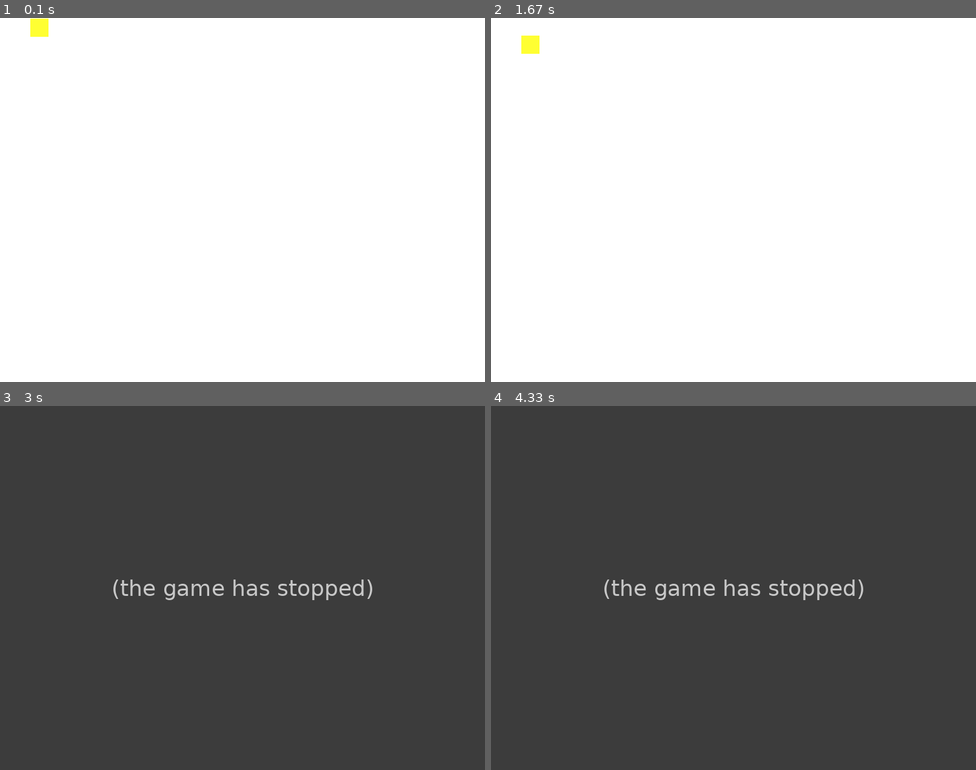
Above: before the commit, frames 1-4 (two rows, left to right).
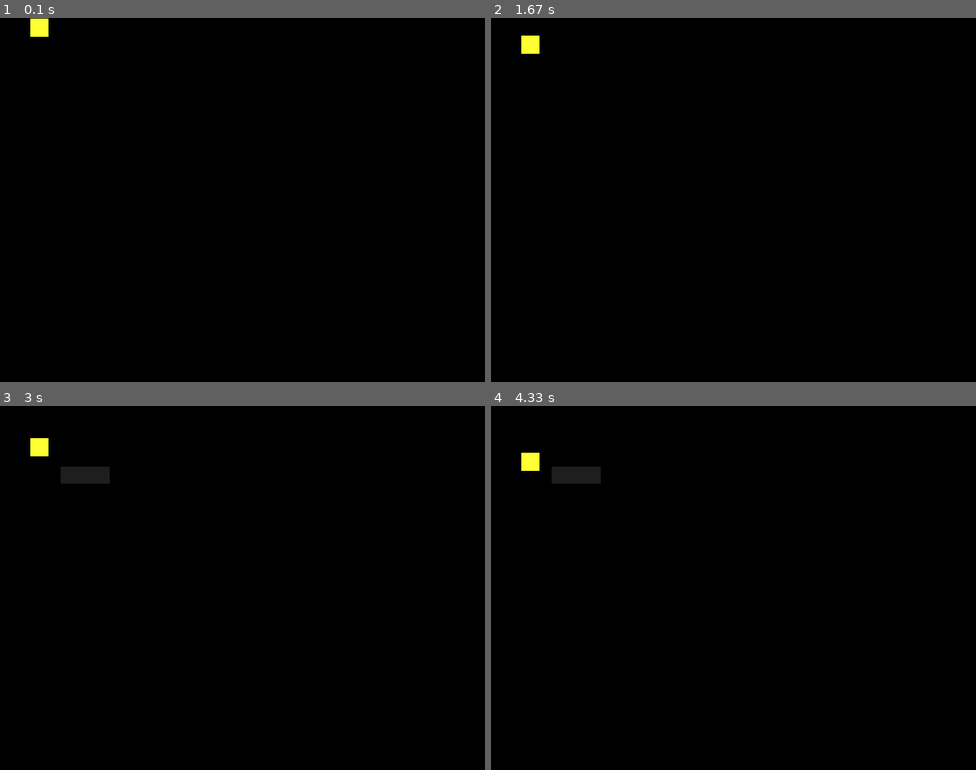
Above: after the commit, the same moments.

Repository: RysKowalski/AIgame
Game: pygame game, started from main.py
Two runs of this game, one before a commit and one after it. Both use one fixed random seed, a clock stepped at 60 frames per second and the inputs below.
Inputs:
- Up to frame 1 (0.1 s): no input
- Up to frame 2 (1.67 s): no input
- Up to frame 3 (3 s): no input
- Up to frame 4 (4.33 s): no input

The runs differ from the first frame. In frame 1, 100% of the frame differs, in the area x 0-100%, y 0-100%; in frame 2, 100%; in frame 3, 100%; in frame 4, 100%.
Error before the commit: TypeError: rect argument is invalid (menus.py line 39); the game stopped at 1.98 s (later frames are placeholders)

Commit message:
started creating settings class

Diff:
--- a/main.py
+++ b/main.py
@@ -54,7 +54,7 @@
                 running = False
             addElementMenu.process_event(event)
 
-        screen.fill((255, 255, 255))
+        screen.fill((0, 0, 0))
 
         if ticks == 120:
             addElementMenu.show((100, 100))
--- a/menus.py
+++ b/menus.py
@@ -2,6 +2,13 @@
 import pygame.freetype
 from game_objects import GameObject
 from script_engine import ScriptEngine
+from dataclasses import dataclass
+
+
+# TODO:
+@dataclass
+class AddSettings:
+    backgroundColor: pygame.Color
 
 
 class AddElementMenu:
@@ -41,5 +48,9 @@
     def _calculate_size(self) -> pygame.Rect:
         fontRect: pygame.Rect = self.font.get_rect(self._get_longest_menu_entry())
 
+        height: float = fontRect.height * len(self.elements) * 1.4
+        width: int = fontRect.width
+        return pygame.Rect(self.position[0], self.position[1], width, height)
+
     def _get_longest_menu_entry(self) -> str:
         return max(self.elements.keys(), key=len)
